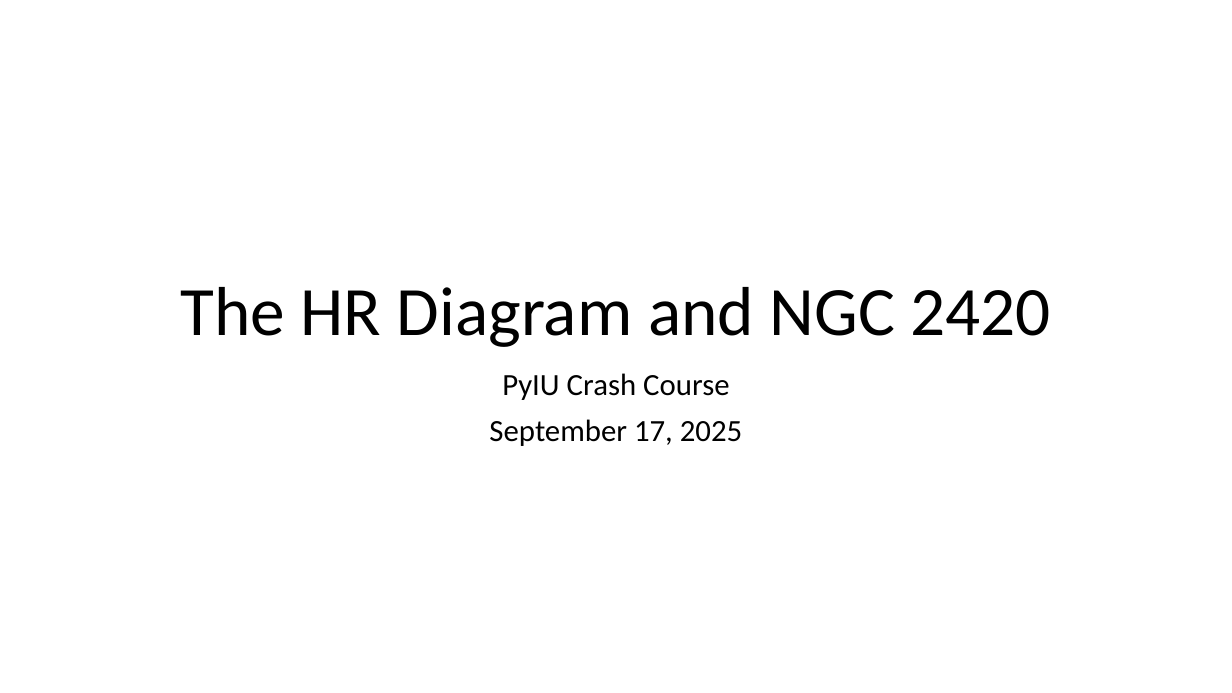
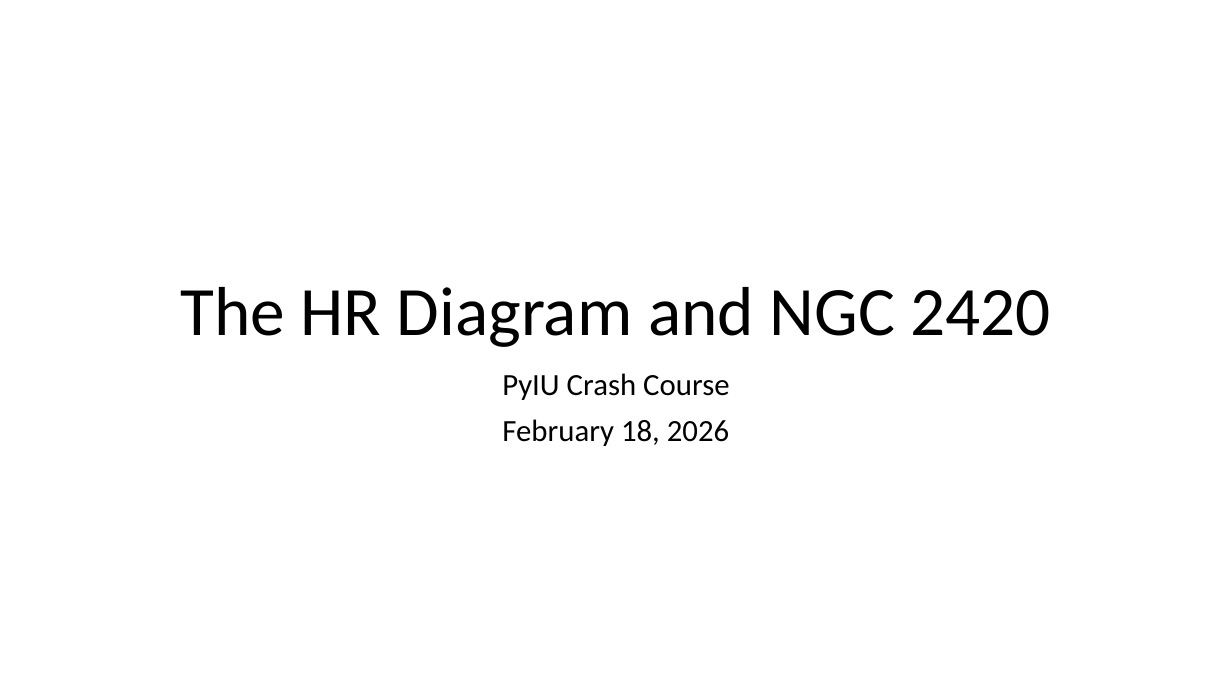
Before and after one commit to BrandonRadzom/pyiu, a slide deck: slide 1 of crash-course/hr_diagram_background.pptx. Drawn at 1232x693 pixels with LibreOffice and Linux fonts; fonts in the diff are those of the drawing. Boxes give left, top, right and bottom in pixels: in the first picture for what was removed or moved away, otherwise in the second. Text is boxed around its words. In the diff, an @@ line names an element or a change of style, - is before the commit and + after.

Commit message:
Updated slides for S26 crash course

```diff
--- a/crash-course/hr_diagram_background.pptx
+++ b/crash-course/hr_diagram_background.pptx
@@ subtitle at (502, 419, 729, 446): text changed @@
-September 17, 2025
+February 18, 2026
```
Also in this commit, not shown: 1 other file.
